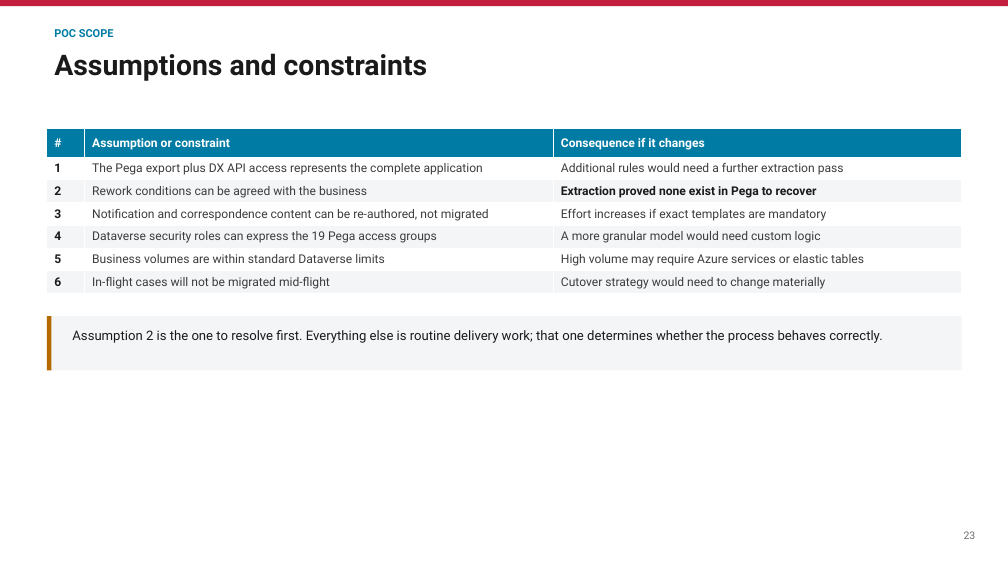
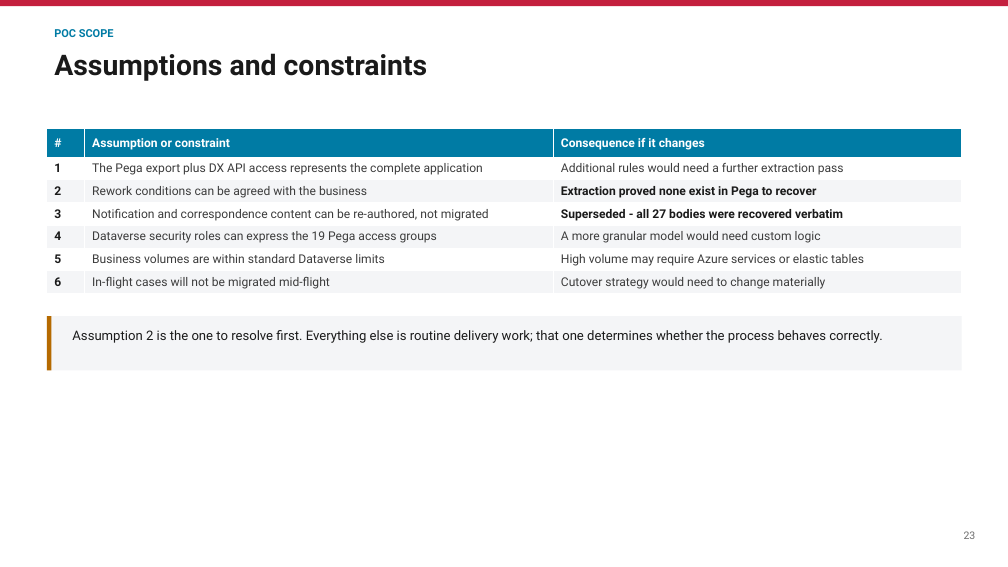
Before and after one commit to parclarke/LDD, a slide deck: slide 23 of lending-due-diligence-app/docs/Pega-to-PowerPlatform-Migration-PoC.pptx. Drawn at 1008x567 pixels with LibreOffice and Linux fonts; fonts in the diff are those of the drawing. Boxes give left, top, right and bottom in pixels: in the first picture for what was removed or moved away, otherwise in the second. Text is boxed around its words. In the diff, an @@ line names an element or a change of style, - is before the commit and + after.

```diff
--- a/lending-due-diligence-app/docs/Pega-to-PowerPlatform-Migration-PoC.pptx
+++ b/lending-due-diligence-app/docs/Pega-to-PowerPlatform-Migration-PoC.pptx
@@ table at bbox=[47, 129, 962, 293] @@
-row 4, column 3: Effort increases if exact templates are mandatory
+row 4, column 3: Superseded - all 27 bodies were recovered verbatim
```
Also in this commit, not shown: 1 other slide changed, 2 other files.
